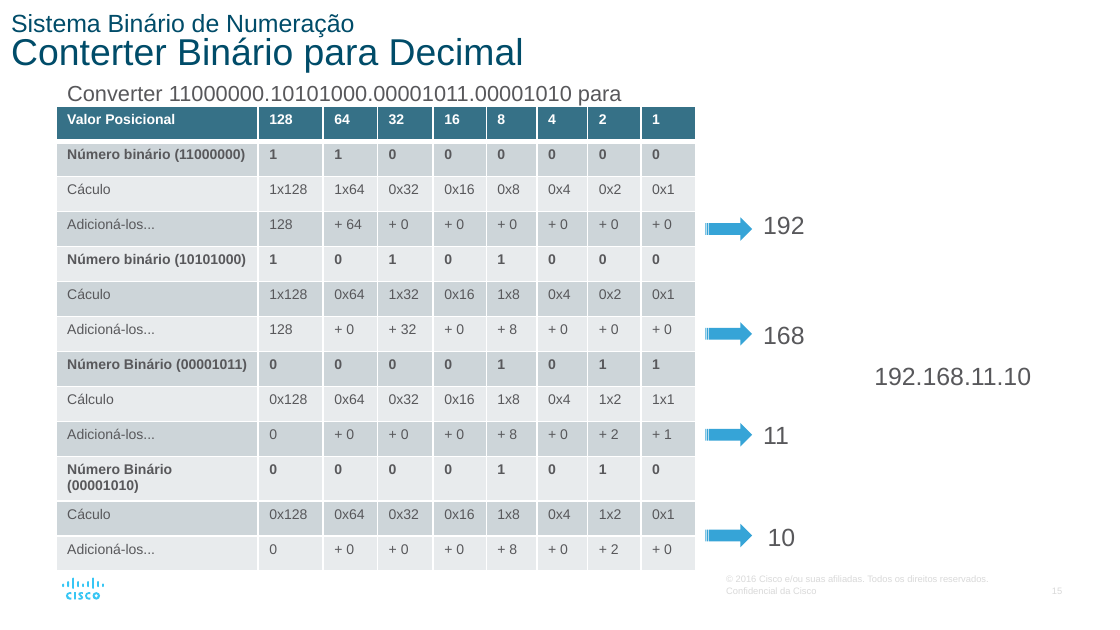
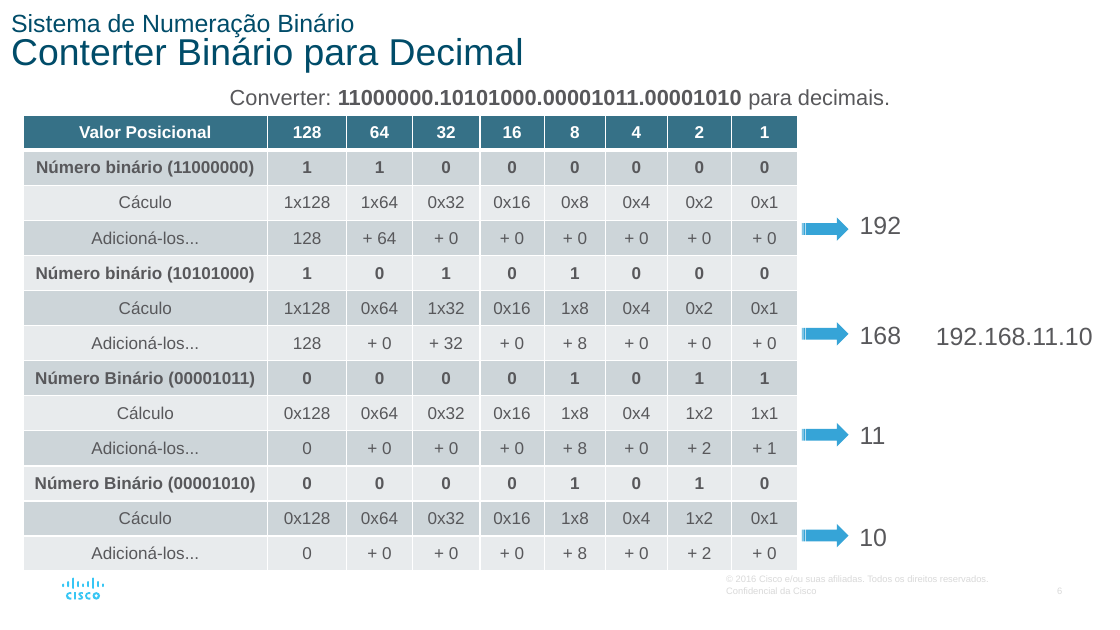
Before and after one commit to vaamonde/netacad, a slide deck: slide 6 of 02-CCNA-200-301-v7/01-CCNA-IntroducaoAsRedes-v7.02/01-Modulo01-PPTS/Modulo05-SistemaNumerico.pptx (slide 15 before the commit). Drawn at 1120x630 pixels with LibreOffice and Linux fonts; fonts in the diff are those of the drawing. Boxes give left, top, right and bottom in pixels: in the first picture for what was removed or moved away, otherwise in the second. Text is boxed around its words. In the diff, an @@ line names an element or a change of style, - is before the commit and + after.

```diff
--- a/02-CCNA-200-301-v7/01-CCNA-IntroducaoAsRedes-v7.02/01-Modulo01-PPTS/Modulo05-SistemaNumerico.pptx
+++ b/02-CCNA-200-301-v7/01-CCNA-IntroducaoAsRedes-v7.02/01-Modulo01-PPTS/Modulo05-SistemaNumerico.pptx
@@ title at (x1=11, y1=13, x2=524, y2=73): text changed @@
-Sistema Binário de Numeração
-Conterter Binário para Decimal
+Sistema de Numeração Binário
+Conterter Binário para Decimal
@@ text at (x1=230, y1=89, x2=890, y2=109): text changed; bold on @@
-Converter 11000000.10101000.00001011.00001010 para decimais.
+Converter: 11000000.10101000.00001011.00001010 para decimais.
@@ table at (x1=22, y1=115, x2=797, y2=571) @@
@@ size 9 to 11 pt @@
@@ alignment left to centre @@
@@ table resized from (x1=56, y1=106, x2=694, y2=581) to (x1=22, y1=115, x2=797, y2=571) @@
@@ text "192.168.11.10" moved from (x1=874, y1=367, x2=1031, y2=385) to (x1=936, y1=327, x2=1093, y2=345) @@
@@ 4 striped right arrows, 3 texts moved together from (x1=706, y1=216, x2=804, y2=548) to (x1=802, y1=216, x2=901, y2=548) @@
@@ text "10" moved from (x1=768, y1=528, x2=796, y2=546) to (x1=859, y1=528, x2=887, y2=546) @@
@@ page number removed at (x1=1052, y1=586, x2=1062, y2=596) @@
-15
```
Also in this commit, not shown: 7 other slides changed, 13 slides removed, 2 other files.
